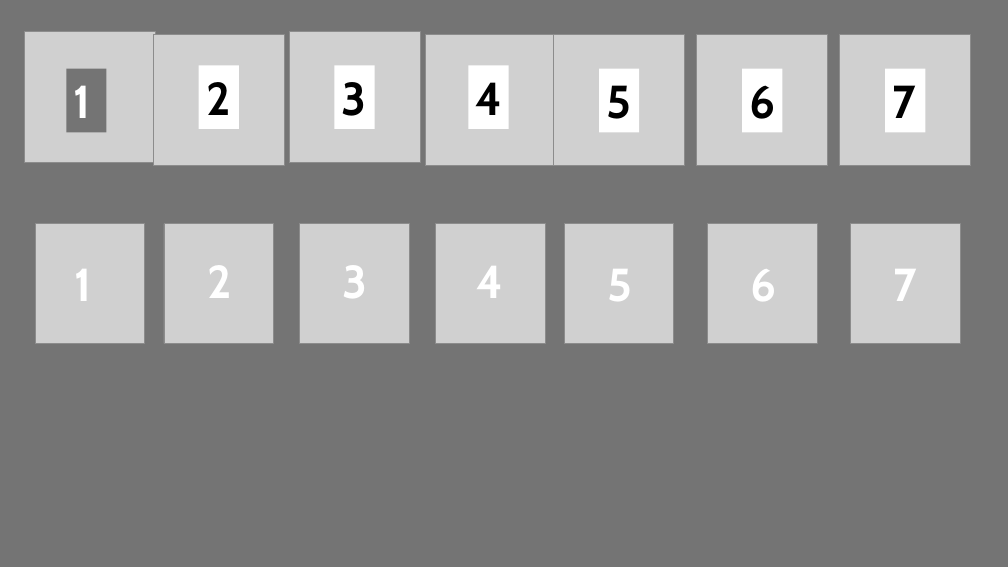
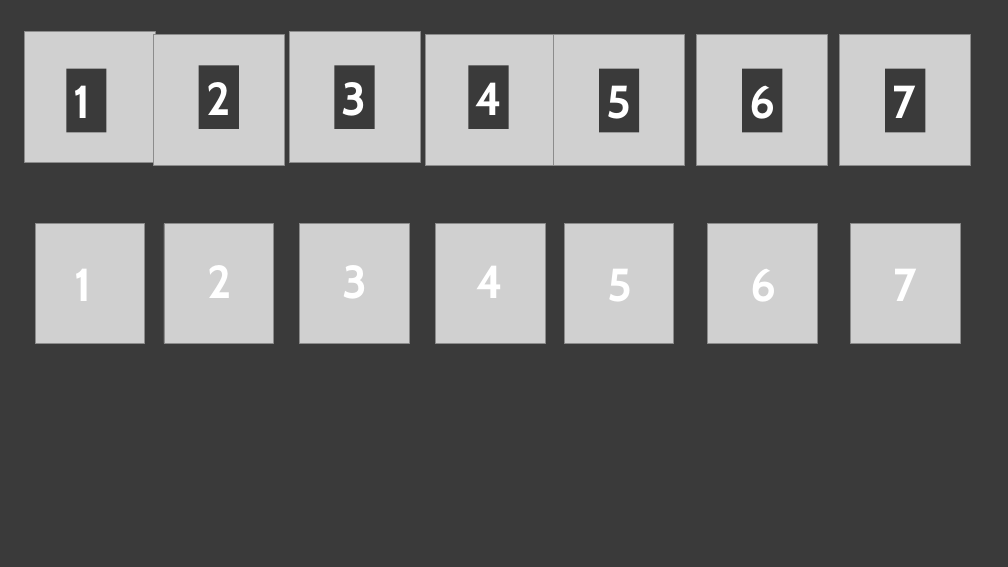
Before and after one commit to devilinside71/Onyx-Boox-Air-2-Plus-Templates, a slide deck: slide 3 of Meeting/MeetingImgs.pptx. Drawn at 1008x567 pixels with LibreOffice and Linux fonts; fonts in the diff are those of the drawing; grey boxes stand for pictures. Boxes give left, top, right and bottom in pixels: in the first picture for what was removed or moved away, otherwise in the second. Text is boxed around its words. In the diff, an @@ line names an element or a change of style, - is before the commit and + after.

```diff
--- a/Meeting/MeetingImgs.pptx
+++ b/Meeting/MeetingImgs.pptx
@@ background #747474 to #3A3A3A @@
@@ rectangle "1" at (x1=67, y1=69, x2=107, y2=132): fill #747474 to #3A3A3A @@
@@ text colour #000000 to #FFFFFF; fill #FFFFFF to #3A3A3A in 6 elements at (x1=199, y1=65, x2=239, y2=129), (x1=334, y1=65, x2=374, y2=129), (x1=469, y1=65, x2=509, y2=129), (x1=599, y1=69, x2=639, y2=132), (x1=743, y1=69, x2=783, y2=132), (x1=885, y1=69, x2=926, y2=132) @@
```
Also in this commit, not shown: 1 other file.
